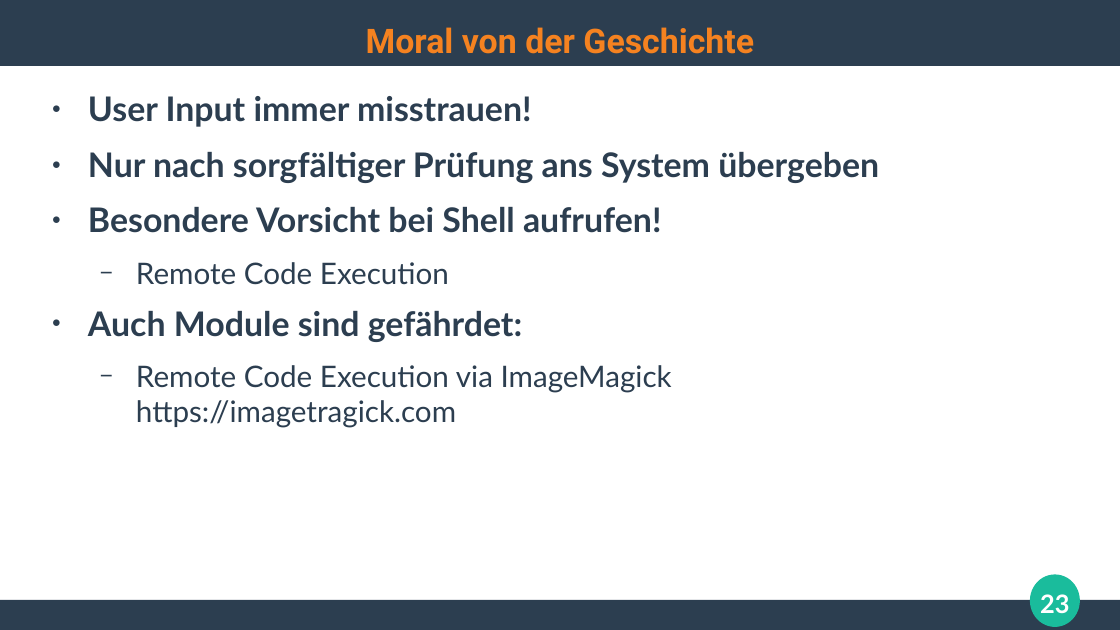
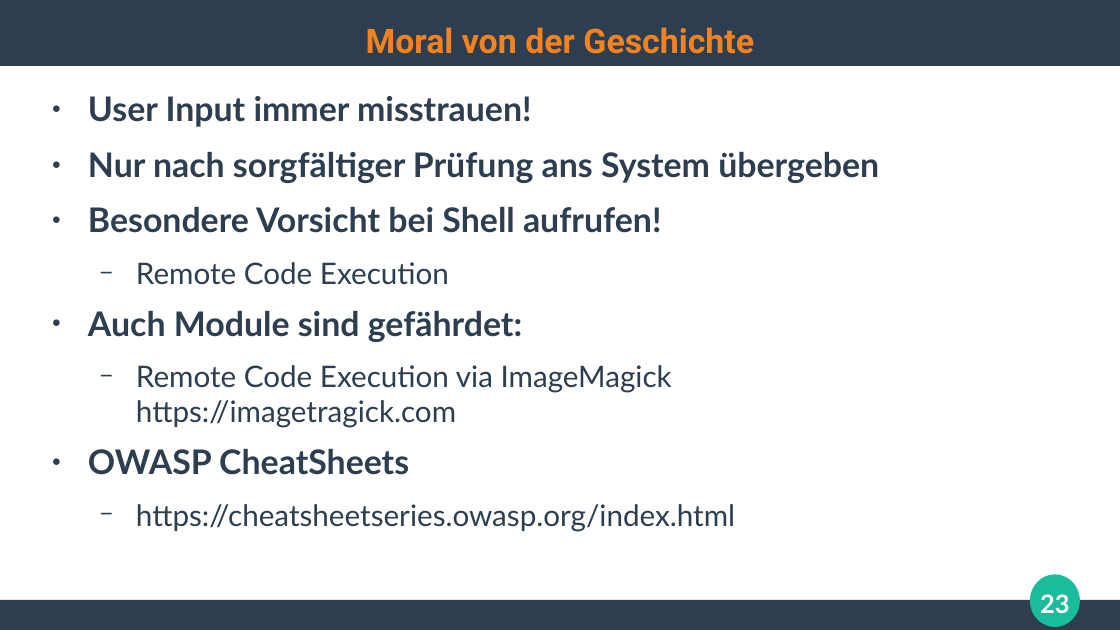
Before and after one commit to ghandmann/HS-AlbSig-WebAnwendungen2, a slide deck: slide 23 of Kapitel/06_WebSecurity.odp. Drawn at 1120x630 pixels with LibreOffice and Linux fonts; fonts in the diff are those of the drawing. Boxes give left, top, right and bottom in pixels: in the first picture for what was removed or moved away, otherwise in the second. Text is boxed around its words. In the diff, an @@ line names an element or a change of style, - is before the commit and + after.

```diff
--- a/Kapitel/06_WebSecurity.odp
+++ b/Kapitel/06_WebSecurity.odp
@@ text at (88, 449, 735, 532): paragraphs added @@
+● OWASP CheatSheets
+  − https://cheatsheetseries.owasp.org/index.html
```
Also in this commit, not shown: 1 other file.
